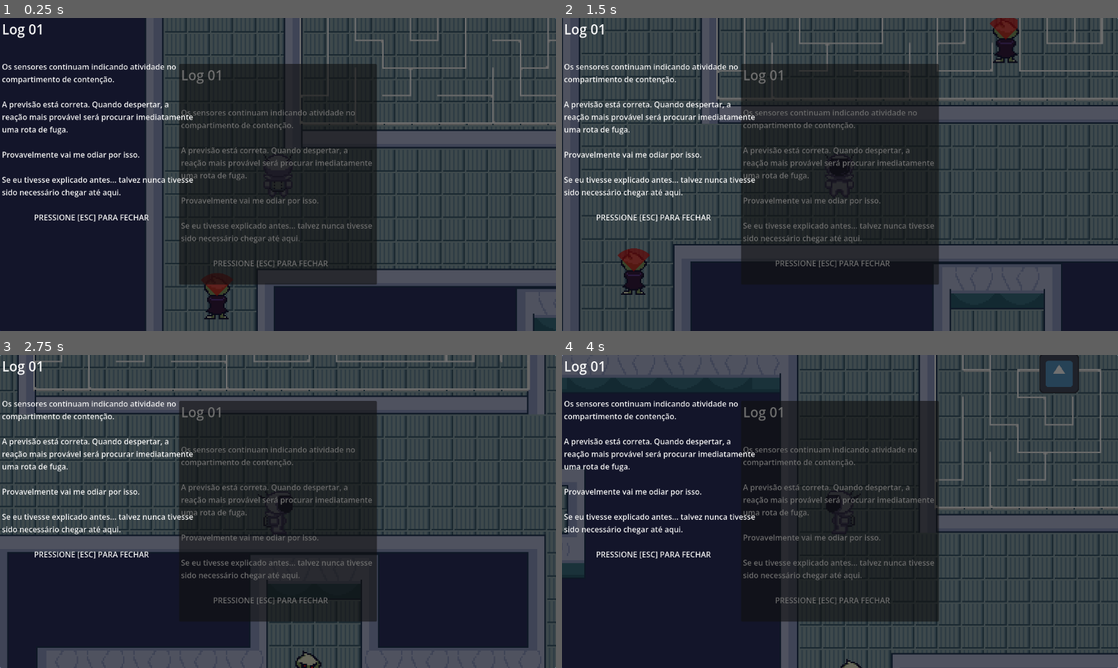
Above: before the commit, frames 1-4 (two rows, left to right).
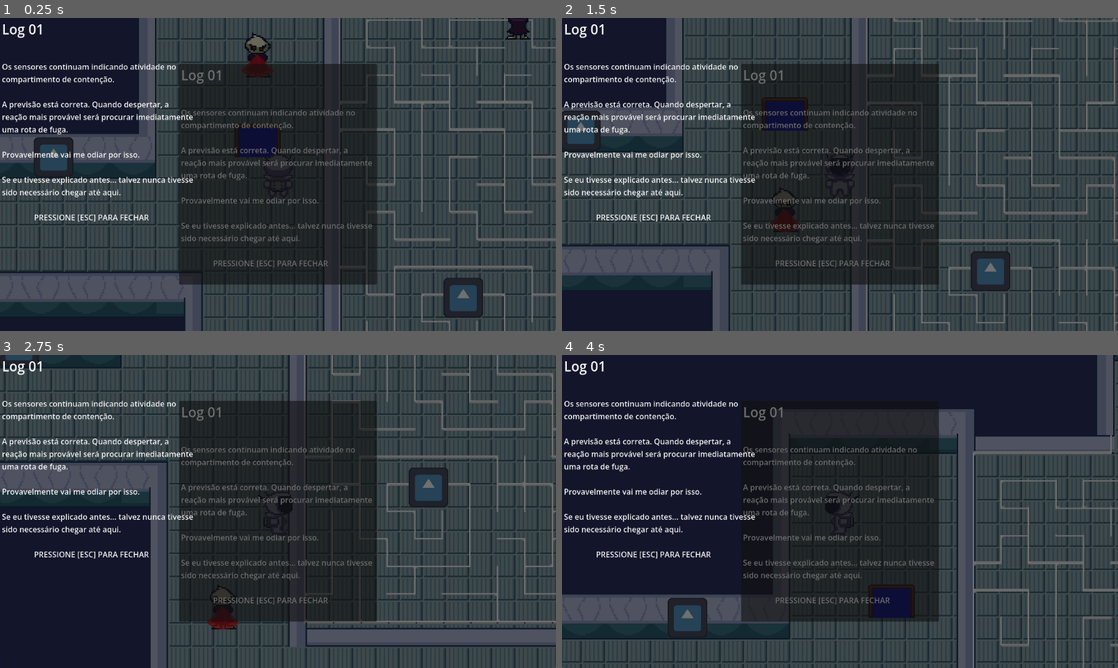
Above: after the commit, the same moments.

Repository: Nickashu/Laje-2026-Grupo-Verde
Game: Godot game, scene res://cenas/cena_teste.tscn
The game is run twice, just before and just after one commit, with the same random seed, the same clock (stepped at 60 frames per second) and the same inputs. The engine's default icon, where the game draws it, is replaced by a stand-in: a white triangle on a blue panel in a dark square.
Inputs (mouse positions are in pixels of both pictures, inside the frame that each line leads up to):
- Up to frame 1 (0.25 s): no input
- Up to frame 2 (1.5 s): tap Enter (ui_accept) at 0.5, 0.77 s; move the mouse to (962, 158) at 0.52 s; hold Right (ui_right) 0.53-1.28 s; click (962, 158) at 0.6 s; move the mouse to (728, 190) at 1.27 s; hold Down (ui_down) from 1.28 s (still down); tap E (interagir) at 1.35 s
- Up to frame 3 (2.75 s): tap Enter (ui_accept) at 1.52 s; move the mouse to (333, 442) at 2.02 s; release Down (ui_down) at 2.03 s; hold Right (ui_right) from 2.03 s (still down); hold T (troca_de_modo) from 2.03 s (still down)
- Up to frame 4 (4 s): move the mouse to (812, 574) at 2.77 s; release Right (ui_right) at 2.78 s; release T (troca_de_modo) at 2.78 s; hold Up (ui_up) 2.78-3.53 s; tap R at 2.85 s; click (812, 574) at 2.92 s; tap Enter (ui_accept) at 3.02, 3.77 s; move the mouse to (1006, 558) at 3.52 s; hold Left (ui_left) from 3.53 s (still down); click (1006, 558) at 3.6 s

The runs differ from the first frame. In frame 1, 31% of the frame differs, in the area x 0-100%, y 0-100%; in frame 2, 33%; in frame 3, 29%; in frame 4, 30%.

Commit message:
patrulha funcionando

Diff:
--- a/cenas/cena_teste.tscn
+++ b/cenas/cena_teste.tscn
@@ -139,7 +139,7 @@
 position = Vector2(924, -453)
 
 [node name="Player" parent="." unique_id=482596540 instance=ExtResource("2_epxgt")]
-position = Vector2(466, -362)
+position = Vector2(439, -575)
 
 [node name="Camera2D" type="Camera2D" parent="." unique_id=1637828347 node_paths=PackedStringArray("player")]
 zoom = Vector2(3, 3)
@@ -166,15 +166,18 @@
 
 [node name="porta_temp" parent="." unique_id=116038246 node_paths=PackedStringArray("filtro") instance=ExtResource("14_dpk8w")]
 position = Vector2(425, -599)
+collision_layer = 8
 filtro = NodePath("../CanvasLayer/ColorRect")
 
 [node name="porta_temp2" parent="." unique_id=2035996300 node_paths=PackedStringArray("filtro") instance=ExtResource("14_dpk8w")]
 position = Vector2(558, -9)
+collision_layer = 8
 filtro = NodePath("../CanvasLayer/ColorRect")
 
 [node name="porta_perm" parent="." unique_id=307799865 node_paths=PackedStringArray("filtro") instance=ExtResource("15_y1h0r")]
 position = Vector2(159, -46)
 scale = Vector2(2.5031078, 0.8333342)
+collision_layer = 8
 filtro = NodePath("../CanvasLayer/ColorRect")
 
 [node name="labirinto1" type="StaticBody2D" parent="." unique_id=1330852521]
@@ -290,8 +293,6 @@
 
 [node name="Enemy" parent="inimigos/andando/Path2D/PathFollow2D" unique_id=853667322 instance=ExtResource("17_krtrm")]
 
-[node name="Timer" type="Timer" parent="inimigos/andando/Path2D/PathFollow2D" unique_id=1193581365]
-
 [node name="Path2D2" type="Path2D" parent="inimigos/andando" unique_id=605084401]
 position = Vector2(221, -30)
 curve = SubResource("Curve2D_a0uco")
@@ -304,8 +305,6 @@
 
 [node name="Enemy" parent="inimigos/andando/Path2D2/PathFollow2D" unique_id=752839693 instance=ExtResource("17_krtrm")]
 
-[node name="Timer" type="Timer" parent="inimigos/andando/Path2D2/PathFollow2D" unique_id=1199881012]
-
 [node name="Path2D3" type="Path2D" parent="inimigos/andando" unique_id=780052708]
 position = Vector2(631, -104)
 curve = SubResource("Curve2D_y1h0r")
@@ -319,8 +318,6 @@
 [node name="Enemy" parent="inimigos/andando/Path2D3/PathFollow2D" unique_id=30650782 instance=ExtResource("17_krtrm")]
 direcao_estacionaria = Vector2(1, 0)
 
-[node name="Timer" type="Timer" parent="inimigos/andando/Path2D3/PathFollow2D" unique_id=1018129864]
-
 [node name="Path2D4" type="Path2D" parent="inimigos/andando" unique_id=309806063]
 position = Vector2(631, -26)
 curve = SubResource("Curve2D_nxbln")
@@ -334,8 +331,6 @@
 [node name="Enemy" parent="inimigos/andando/Path2D4/PathFollow2D" unique_id=1254426945 instance=ExtResource("17_krtrm")]
 direcao_estacionaria = Vector2(1, 0)
 
-[node name="Timer" type="Timer" parent="inimigos/andando/Path2D4/PathFollow2D" unique_id=1761145002]
-
 [node name="Path2D5" type="Path2D" parent="inimigos/andando" unique_id=382535807]
 position = Vector2(205, 577)
 curve = SubResource("Curve2D_45ro2")
@@ -349,8 +344,6 @@
 [node name="Enemy" parent="inimigos/andando/Path2D5/PathFollow2D" unique_id=48963695 instance=ExtResource("17_krtrm")]
 direcao_estacionaria = Vector2(1, 0)
 
-[node name="Timer" type="Timer" parent="inimigos/andando/Path2D5/PathFollow2D" unique_id=1890769715]
-
 [node name="Path2D6" type="Path2D" parent="inimigos/andando" unique_id=1635163448]
 position = Vector2(320, 574)
 curve = SubResource("Curve2D_nyd5j")
@@ -363,7 +356,3 @@
 
 [node name="Enemy" parent="inimigos/andando/Path2D6/PathFollow2D" unique_id=2051500735 instance=ExtResource("17_krtrm")]
 direcao_estacionaria = Vector2(1, 0)
-
-[node name="Timer" type="Timer" parent="inimigos/andando/Path2D6/PathFollow2D" unique_id=517704538]
-
-[connection signal="timeout" from="inimigos/andando/Path2D/PathFollow2D/Timer" to="inimigos/andando/Path2D" method="_on_timer_timeout"]
--- a/project.godot
+++ b/project.godot
@@ -92,6 +92,7 @@
 2d_physics/layer_1="objetos"
 2d_physics/layer_2="inimigo"
 2d_physics/layer_3="player"
+2d_physics/layer_4="porta"
 
 [physics]
 
--- a/scripts/path_2d.gd
+++ b/scripts/path_2d.gd
@@ -1,21 +1,18 @@
 extends Path2D
+
 @onready var enemy = $PathFollow2D/Enemy
 @onready var path = $PathFollow2D
-@onready var timer:= $PathFollow2D/Timer
 @export var speed:= 100.0
+
 var waiting: bool = false
 
+func _ready() -> void:
+	pass
 
-var indo:= true
-# Called when the node enters the scene tree for the first time.
-func _ready() -> void:
-	pass # Replace with function body.
+func _process(delta: float) -> void:
+	if enemy.frozen:
+		return
 
-
-# Called every frame. 'delta' is the elapsed time since the previous frame.
-func _process(delta: float) -> void:
-	if enemy.frozen or waiting:
-		return
 	ray()
 
 	if waiting:
@@ -25,18 +22,22 @@
 	if (path.progress_ratio == 1 or path.progress_ratio == 0 and path.loop == false):
 		speed = -speed
 
+func ray() -> void:
+	var space_state:= get_world_2d().direct_space_state
 
+	var destino: Vector2 = enemy.global_position + (enemy.look_direction * 20)
 
-func ray() -> void:
-	var space_state = get_world_2d().direct_space_state
-	var destino = enemy.global_position + (enemy.look_direction * 40)
-	var query = PhysicsRayQueryParameters2D.create(enemy.global_position, destino, 101)
+	var query:= PhysicsRayQueryParameters2D.create(enemy.global_position, destino, 0b1100)
 	query.collide_with_areas = true
-	var result = space_state.intersect_ray(query)
+	query.exclude = [enemy.get_rid()]
+
+	var result:= space_state.intersect_ray(query)
+
 	if result:
-		timer.start()
-		waiting = true
-		return
+		var porta = result.collider as Porta_temp
+		if porta != null:
+			if porta.colisao_fisica.disabled == false:
+				waiting = true
+				return
 
-func _on_timer_timeout() -> void:
 	waiting = false
--- a/scripts/porta_perm.gd
+++ b/scripts/porta_perm.gd
@@ -1,3 +1,4 @@
+class_name Porta_perm
 extends Area2D
 
 
--- a/scripts/porta_temp.gd
+++ b/scripts/porta_temp.gd
@@ -1,3 +1,5 @@
+class_name Porta_temp
+
 extends Area2D
 
 
